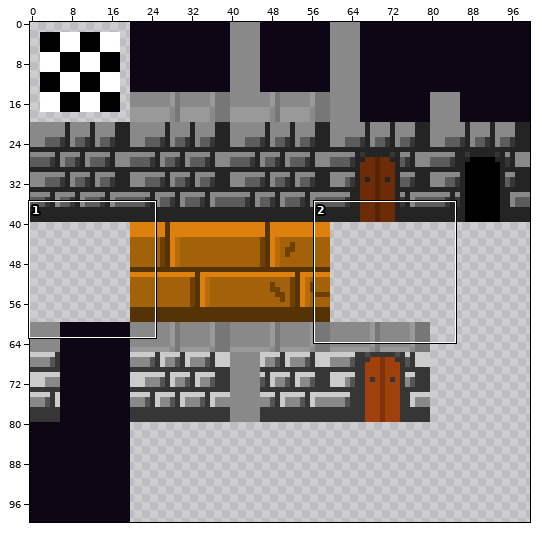
Edited in one commit: sprite sheet (tilesets/tls_d_wall_tiles/output_tileset.png). The picture above shows the old version from afar; the outline marks the close-up.
Close-up. Before:
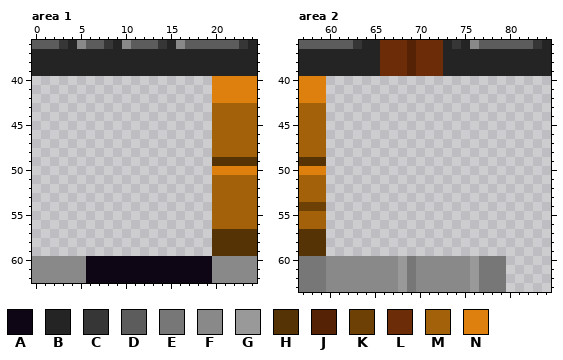
The file is 100x100 pixels. Colours within 5 levels of each other are drawn and written as one. Shown: area 1: x 0..24, y 36..62; area 2: x 57..84, y 36..63. The commit also changed other parts of the picture, which this record leaves out.
Palette (. is transparent): A #0e0614  B #242424  C #363636  D #5c5c5c  E #777777  F #898989  G #999999  H #563305  J #562206  K #6d4005  L #6c2c08  M #a3620a  N #dd800d
Pixels before, area 1, first column x 0:
36 DDDCBFDDCBFDDDCBFDDDDDDCB
37 BBBBBBBBBBBBBBBBBBBBBBBBB
38 BBBBBBBBBBBBBBBBBBBBBBBBB
39 BBBBBBBBBBBBBBBBBBBBBBBBB
40 ....................NNNNN
41 ....................NNNNN
42 ....................NNNNN
43 ....................MMMMM
44 ....................MMMMM
45 ....................MMMMM
46 ....................MMMMM
47 ....................MMMMM
48 ....................MMMMM
49 ....................HHHHH
50 ....................NNNNN
51 ....................MMMMM
52 ....................MMMMM
53 ....................MMMMM
54 ....................MMMMM
55 ....................MMMMM
56 ....................MMMMM
57 ....................HHHHH
58 ....................HHHHH
59 ....................HHHHH
60 FFFFFFAAAAAAAAAAAAAAFFFFF
61 FFFFFFAAAAAAAAAAAAAAFFFFF
62 FFFFFFAAAAAAAAAAAAAAFFFFF
Pixels before, area 2, first column x 57:
36 DDDDDDCBBLLLJLLLBCBFDDDDDDCB
37 BBBBBBBBBLLLJLLLBBBBBBBBBBBB
38 BBBBBBBBBLLLJLLLBBBBBBBBBBBB
39 BBBBBBBBBLLLJLLLBBBBBBBBBBBB
40 NNN.........................
41 NNN.........................
42 NNN.........................
43 MMM.........................
44 MMM.........................
45 MMM.........................
46 MMM.........................
47 MMM.........................
48 MMM.........................
49 HHH.........................
50 NNN.........................
51 MMM.........................
52 MMM.........................
53 MMM.........................
54 KKK.........................
55 MMM.........................
56 MMM.........................
57 HHH.........................
58 HHH.........................
59 HHH.........................
60 EEEFFFFFFFFGEFFFFFFGEEE.....
61 EEEFFFFFFFFGEFFFFFFGEEE.....
62 EEEFFFFFFFFGEFFFFFFGEEE.....
63 EEEFFFFFFFFGEFFFFFFGEEE.....
And afterwards:
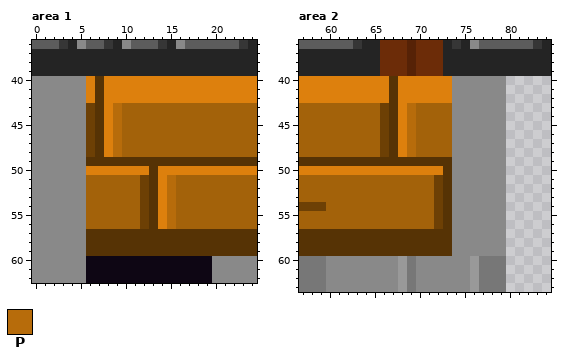
Colours new in this view: P #b76c0b
What changed:
Area 1:
The edit adds colour F in rows 40 to 59 at x 0 to 5.
The edit adds colour H in rows 40 to 48 at x 7; in row 49 at x 6 to 19; in rows 50 to 56 at x 13; in rows 57 to 59 at x 6 to 19.
The edit adds colour K in rows 43 to 48 at x 6; in rows 51 to 56 at x 12.
The edit adds colour M in rows 43 to 48 at x 10 to 19; in rows 51 to 56 at x 6 to 11 and 16 to 19.
The edit adds colour N in rows 40 to 42 at x 6 and 8 to 19; in rows 43 to 48 at x 8; in row 50 at x 6 to 12 and 14 to 19; in rows 51 to 56 at x 14.
The edit adds colour P in rows 43 to 48 at x 9; in rows 51 to 56 at x 15.
Area 2:
The edit adds colour F in rows 40 to 59 at x 74 to 79.
The edit adds colour H in rows 40 to 48 at x 67; in row 49 at x 60 to 73; in rows 50 to 56 at x 73; in rows 57 to 59 at x 60 to 73.
The edit adds colour K in rows 43 to 48 at x 66; in rows 51 to 56 at x 72.
The edit adds colour M in rows 43 to 48 at x 60 to 65 and 70 to 73; in rows 51 to 56 at x 60 to 71.
The edit adds colour N in rows 40 to 42 at x 60 to 66 and 68 to 73; in rows 43 to 48 at x 68; in row 50 at x 60 to 72.
The edit adds colour P in rows 43 to 48 at x 69.
Boxes around the changes in both close-ups, in picture pixels (x1, y1, x2, y2):
added: (32, 76, 212, 256)
added: (326, 76, 506, 256)
